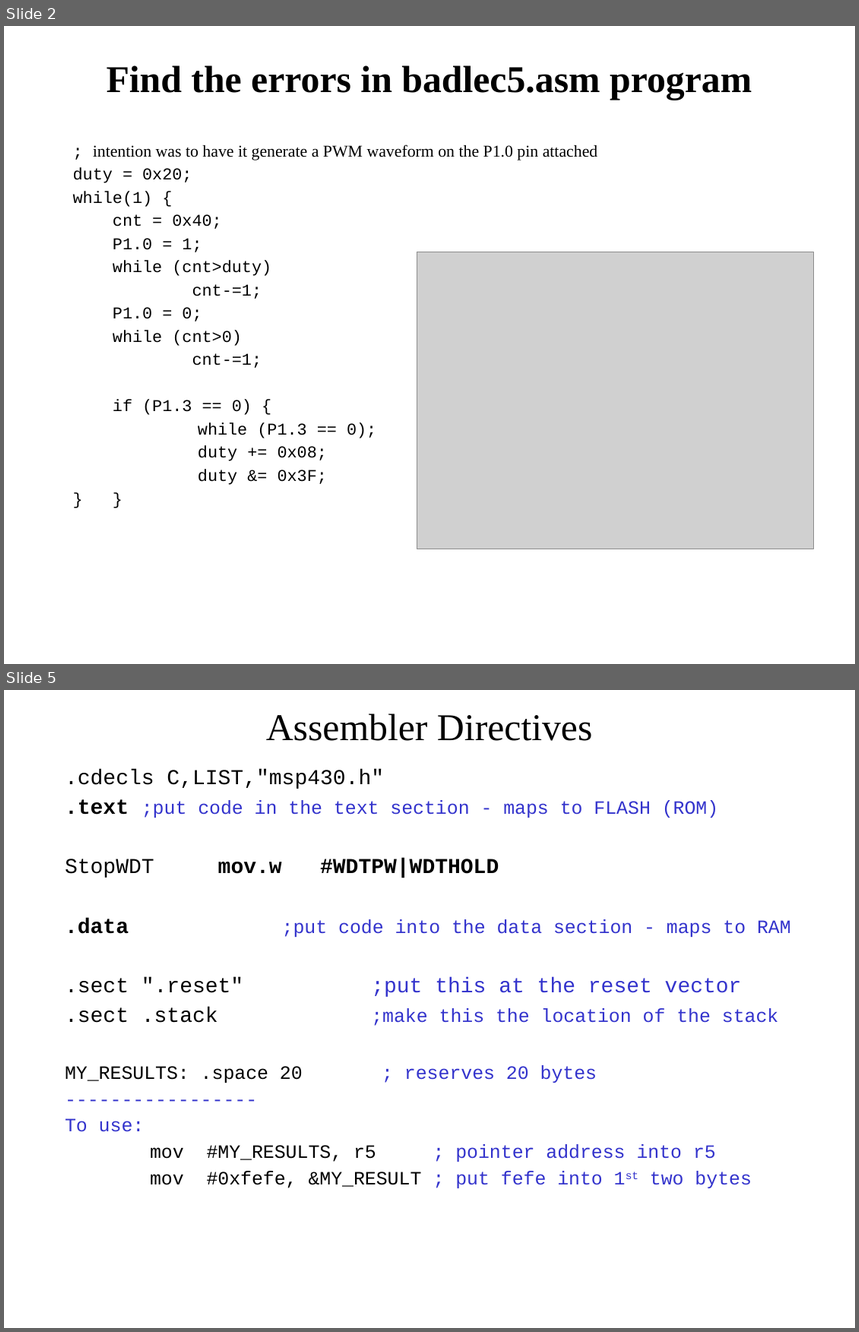
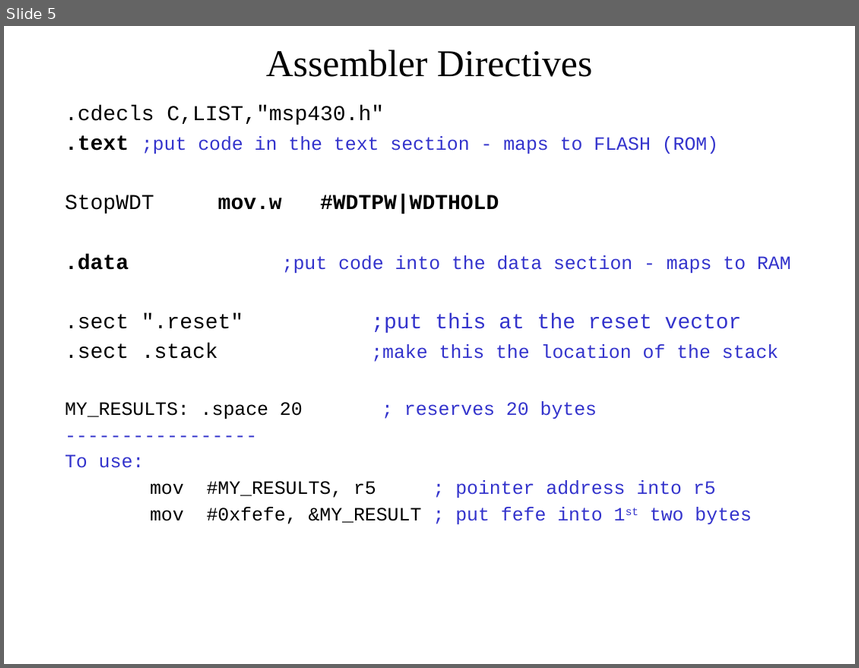
Before and after one commit to pw4rn3r/ECE382, a slide deck: notes/L7/Lsn7.pptx. Shown one above the other, each under a label of ours: slides 2 and 5 before the commit, slide 5 after it; the slides between them are not shown. The pictures are 859x1332 and 859x668 pixels, drawn with LibreOffice and Linux fonts; fonts in the diff are those of the drawing; grey boxes stand for pictures. Boxes give left, top, right and bottom in pixels: in the first picture for what was removed or moved away, otherwise in the second. Text is boxed around its words. In the diff, an @@ line names an element or a change of style, - is before the commit and + after.

```diff
--- a/notes/L7/Lsn7.pptx
+++ b/notes/L7/Lsn7.pptx
@@ slide 2 removed at (x1=4, y1=26, x2=855, y2=664), background #FFFFFF @@
@@ title removed at (x1=107, y1=66, x2=752, y2=100) @@
-Find the errors in badlec5.asm program
@@ text removed at (x1=73, y1=145, x2=598, y2=485) @@
-; intention was to have it generate a PWM waveform on the P1.0 pin attached
-duty = 0x20;
-while(1) {
-cnt = 0x40;
-P1.0 = 1;
-while (cnt>duty)
-cnt-=1;
-P1.0 = 0;
-while (cnt>0)
-cnt-=1;
-if (P1.3 == 0) {
-while (P1.3 == 0);
-duty += 0x08;
-duty &= 0x3F;
-} }
@@ picture removed at (x1=417, y1=252, x2=813, y2=550) @@
```
Also in this commit, not shown: 5 slides changed, 24 slides added.
